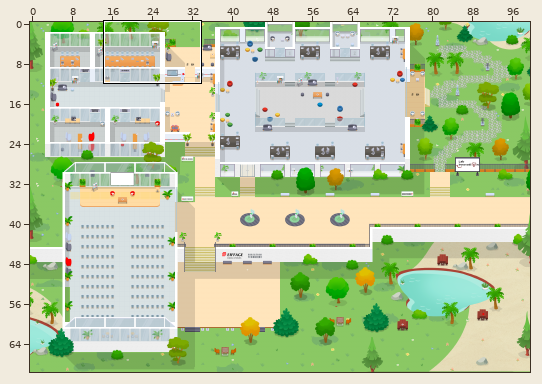
Two versions of a level (Tiled map (JSON), map.tmj). Above: a wide view before the commit, with the close-up outlined.
Close-up. Old version:
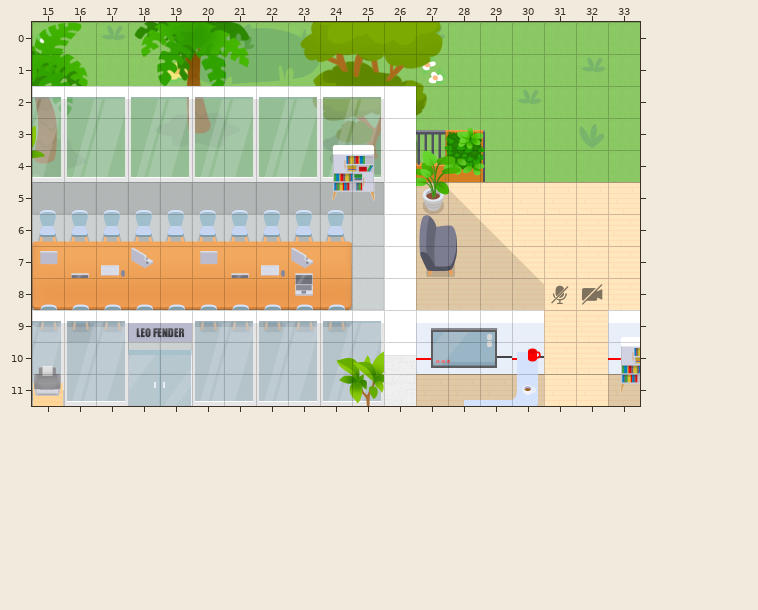
Cells are 32x32 px. Shown: x 15..33, y 0..11. The commit also changed other parts of the map, which this record leaves out.
Once edited:
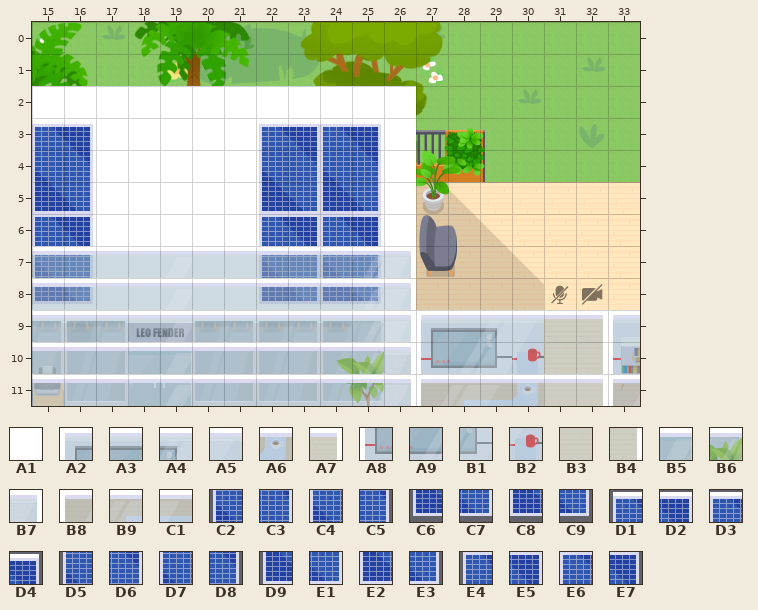
Key: from "Chunk 16": A1 100; from "Chunk 19": A2 195, A3 196, A4 197, A5 198, A6 199, A7 200, A8 209, A9 210, B1 211, B2 212, B3 213, B4 214; from "Chunk 20": B5 1, B6 3, B7 4, B8 8, B9 9, C1 10, C2 90, C3 91, C4 92, C5 93, C6 94, C7 95, C8 96, C9 97, D1 109, D2 110, D3 111, D4 112, D5 113, D6 114, D7 115, D8 116, D9 117, E1 118, E2 119, E3 120, E4 121, E5 122, E6 123, E7 124.
__ is an empty cell, .. an unchanged one.
Tiles of an added or newly shown layer are drawn over the layers below it.
See-through tiles are keyed as they look on the map.
What changed:
--- layer "Roof/roof1" (now shown)
@@ x 15..33 @@
- 2 __ __ __ __ __ __ __ __ __ __ __ .. .. .. .. .. .. .. ..
- 3 __ __ __ __ __ __ __ __ __ __ __ .. .. .. .. .. .. .. ..
- 4 .. __ __ __ __ __ __ __ .. .. __ .. .. .. .. .. .. .. ..
- 5 .. __ __ __ __ __ __ __ .. .. __ .. .. .. .. .. .. .. ..
- 6 .. __ __ __ __ __ __ __ .. .. __ .. .. .. .. .. .. .. ..
- 7 .. __ __ __ __ __ __ __ .. .. __ .. .. .. .. .. .. .. ..
- 8 __ __ __ __ __ __ __ __ __ __ __ .. .. .. .. .. .. .. ..
- 9 .. .. .. .. .. .. .. .. .. .. .. .. __ __ __ __ __ __ __
-10 .. .. .. .. .. .. .. .. .. .. .. .. __ __ __ __ __ __ __
-11 .. .. .. .. .. .. .. .. .. .. .. .. __ __ __ __ __ __ __
+ 2 A1 A1 A1 A1 A1 A1 A1 A1 A1 A1 A1 .. .. .. .. .. .. .. ..
+ 3 A1 A1 A1 A1 A1 A1 A1 A1 A1 A1 A1 .. .. .. .. .. .. .. ..
+ 4 .. A1 A1 A1 A1 A1 A1 A1 .. .. A1 .. .. .. .. .. .. .. ..
+ 5 .. A1 A1 A1 A1 A1 A1 A1 .. .. A1 .. .. .. .. .. .. .. ..
+ 6 .. A1 A1 A1 A1 A1 A1 A1 .. .. A1 .. .. .. .. .. .. .. ..
+ 7 .. A1 A1 A1 A1 A1 A1 A1 .. .. A1 .. .. .. .. .. .. .. ..
+ 8 A1 A1 A1 A1 A1 A1 A1 A1 A1 A1 A1 .. .. .. .. .. .. .. ..
+ 9 .. .. .. .. .. .. .. .. .. .. .. .. A2 A3 A4 A5 A6 A7 A2
+10 .. .. .. .. .. .. .. .. .. .. .. .. A8 A9 B1 B2 B3 B4 A8
+11 .. .. .. .. .. .. .. .. .. .. .. .. B8 B9 C1 A6 A6 A7 B8
--- layer "Roof/roof2" (now shown)
@@ x 15..26 @@
- 7 __ __ .. .. .. .. .. __ __ __ __ ..
- 8 __ __ .. .. .. .. .. __ __ __ __ ..
- 9 __ __ __ __ __ __ __ __ __ __ __ __
-10 __ __ __ __ __ __ __ __ __ __ __ __
-11 __ __ __ __ __ __ __ __ __ __ __ __
+ 7 C4 C5 .. .. .. .. .. C2 C3 C4 C5 ..
+ 8 C8 C9 .. .. .. .. .. C6 C7 C8 C9 ..
+ 9 A6 A6 A6 A6 B5 A6 A6 A6 A6 A6 B6 B7
+10 A6 A6 A6 A6 B5 A6 A6 A6 A6 A6 B6 B7
+11 A6 A6 A6 A6 B5 A6 A6 A6 A6 A6 B6 B7
--- layer "Roof/roof3" (now shown)
@@ x 15..26 @@
- 3 __ __ .. .. .. .. .. __ __ __ __ ..
- 4 __ __ .. .. .. .. .. __ __ __ __ ..
- 5 __ __ .. .. .. .. .. __ __ __ __ ..
- 6 __ __ .. .. .. .. .. __ __ __ __ ..
- 7 __ __ __ __ __ __ __ __ __ __ __ __
- 8 __ __ __ __ __ __ __ __ __ __ __ __
+ 3 D3 D4 .. .. .. .. .. D1 D2 D3 D4 ..
+ 4 D7 D8 .. .. .. .. .. D5 D6 D7 D8 ..
+ 5 E2 E3 .. .. .. .. .. D9 E1 E2 E3 ..
+ 6 E6 E7 .. .. .. .. .. E4 E5 E6 E7 ..
+ 7 A6 A6 A6 A6 B5 A6 A6 A6 A6 A6 B6 B7
+ 8 A6 A6 A6 A6 B5 A6 A6 A6 A6 A6 B6 B7
